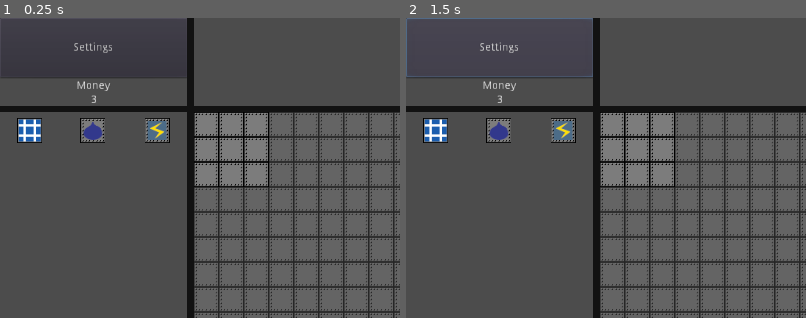
Above: before the commit, frames 1-2 (left to right).
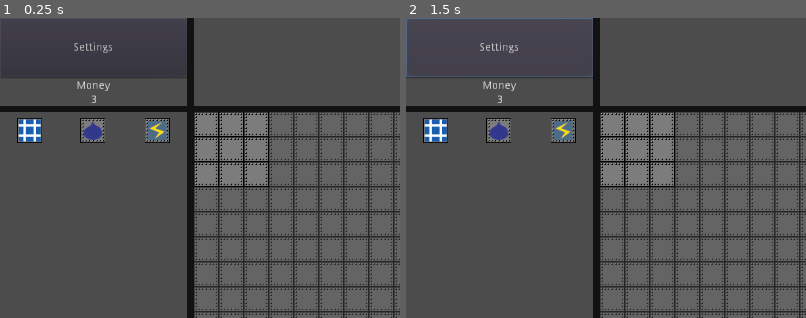
Above: after the commit, the same moments.

Repository: Marcuss2/openreactor
Game: Godot game, scene res://scenes/Main.tscn
The game is run twice, just before and just after one commit, with the same random seed, the same clock (stepped at 60 frames per second) and the same inputs.
Inputs (mouse positions are % of the whole screen's width and height, from its top left):
- Up to frame 1 (0.25 s): no input
- Up to frame 2 (1.5 s): tap Enter at 0.5 s; move the mouse to (26, 18) at 0.52 s; click (26, 18) at 0.67 s; click "Settings" at 1.25 s
The pictures show only the part of the screen within x 0-50%, y 0-50%; the shares and areas given below are measured in that part.

The runs differ from the first frame. In frame 1, 0.5% of the frame differs, in the area x 48-67%, y 31-56%; in frame 2, 0.5%.

Commit message:
Added saving

Diff:
--- a/scenes/Entity.tscn
+++ b/scenes/Entity.tscn
@@ -3,7 +3,9 @@
 [ext_resource path="res://assets/bar.png" type="Texture" id=1]
 [ext_resource path="res://scripts/Entity.gd" type="Script" id=2]
 
-[node name="Entity" type="TextureProgress"]
+[node name="Entity" type="TextureProgress" groups=[
+"persist_3",
+]]
 margin_right = 32.0
 margin_bottom = 2.0
 max_value = 32.0
--- /dev/null
+++ b/scenes/Main.gd
@@ -0,0 +1,11 @@
+extends Node
+
+
+func _ready():
+	if !Global.load_game():
+		$TileArea.init()
+	$Control.connect("tile_select", $TileArea, "_on_Control_tile_select")
+
+
+func _on_Timer_timeout():
+	Global.save_game()
--- a/scenes/Main.tscn
+++ b/scenes/Main.tscn
@@ -1,6 +1,6 @@
 [gd_scene load_steps=4 format=2]
 
-[ext_resource path="res://scripts/Main.gd" type="Script" id=1]
+[ext_resource path="res://scenes/Main.gd" type="Script" id=1]
 [ext_resource path="res://scenes/Control.tscn" type="PackedScene" id=2]
 [ext_resource path="res://scenes/TileArea.tscn" type="PackedScene" id=3]
 
@@ -10,6 +10,10 @@
 [node name="Control" parent="." instance=ExtResource( 2 )]
 mouse_filter = 2
 
-[node name="Node2D" parent="." instance=ExtResource( 3 )]
-position = Vector2( 248, 120.324 )
-[connection signal="tile_select" from="Control" to="Node2D" method="_on_Control_tile_select"]
+[node name="TileArea" parent="." instance=ExtResource( 3 )]
+position = Vector2( 248, 120 )
+
+[node name="Timer" type="Timer" parent="."]
+wait_time = 30.0
+autostart = true
+[connection signal="timeout" from="Timer" to="." method="_on_Timer_timeout"]
--- a/scenes/TileArea.tscn
+++ b/scenes/TileArea.tscn
@@ -2,7 +2,9 @@
 
 [ext_resource path="res://scripts/TileArea.gd" type="Script" id=1]
 
-[node name="TileArea" type="Node2D"]
+[node name="TileArea" type="Node2D" groups=[
+"persist_1",
+]]
 script = ExtResource( 1 )
 gridsize_x = 24
 gridsize_y = 20
--- a/scenes/Tiles/PowerTile.tscn
+++ b/scenes/Tiles/PowerTile.tscn
@@ -17,6 +17,7 @@
 
 [node name="PowerTile" type="Area2D" groups=[
 "Tiles",
+"persist_2",
 ]]
 script = ExtResource( 1 )
 __meta__ = {
@@ -46,7 +47,6 @@
 margin_top = 14.0
 margin_bottom = 16.0
 tint_progress = Color( 1, 0, 0, 1 )
-critical = true
 
 [node name="CollisionShape2D" type="CollisionShape2D" parent="."]
 shape = SubResource( 2 )
--- a/scenes/Tiles/SolarTile.tscn
+++ b/scenes/Tiles/SolarTile.tscn
@@ -16,6 +16,7 @@
 
 [node name="SolarTile" type="Area2D" groups=[
 "Tiles",
+"persist_2",
 ]]
 script = ExtResource( 1 )
 __meta__ = {
--- a/scenes/Tiles/Tile.tscn
+++ b/scenes/Tiles/Tile.tscn
@@ -16,6 +16,7 @@
 
 [node name="Tile" type="Area2D" groups=[
 "Tiles",
+"persist_2",
 ]]
 script = ExtResource( 1 )
 __meta__ = {
--- a/scenes/Tiles/WaterTile.tscn
+++ b/scenes/Tiles/WaterTile.tscn
@@ -16,6 +16,7 @@
 
 [node name="WaterTile" type="Area2D" groups=[
 "Tiles",
+"persist_2",
 ]]
 script = ExtResource( 1 )
 __meta__ = {
--- a/scripts/Entity.gd
+++ b/scripts/Entity.gd
@@ -1,15 +1,40 @@
 extends TextureProgress
 
 signal critical_over_capacity
+signal critical_under_capacity
 
-export (bool) var critical = false
+export var critical_overflow = false
+export var critical_underflow = false
 export var amount = 0.0
-var old_amount = 0.0
 export var capacity = 10.0
 
+var position = Vector2(0, 0)
+
 func _process(delta):
-	if critical and amount > capacity:
+	if critical_overflow and amount > capacity:
 		emit_signal("critical_over_capacity")
+		return
+	if critical_underflow and amount <= 0:
+		emit_signal("critical_under_capacity")
+		return
 	value = (amount / capacity) * 32
-	old_amount = amount if amount <= capacity else capacity
-	amount = old_amount
+	amount = amount if amount <= capacity else capacity
+
+
+func save():
+	var save_dict = {
+		"filename" : get_filename(),
+		"parent" : get_parent().get_path(),
+		"name" : name,
+		"critical_overflow" : critical_overflow,
+		"critical_underflow" : critical_underflow,
+		"amount" : amount,
+		"capacity" : capacity,
+		"pos_x" : position.x,
+		"pos_y" : position.y
+		}
+	return save_dict
+
+
+func after_load():
+	pass
--- a/scripts/Global.gd
+++ b/scripts/Global.gd
@@ -19,3 +19,64 @@
 
 func get_tile_instance(id):
 	return tile_resource[id].instance()
+
+
+func save_game():
+	var save_game = File.new()
+	save_game.open("user://newsavegame.save", File.WRITE)
+	var save_nodes = get_tree().get_nodes_in_group("persist_1")
+	for i in save_nodes:
+		var node_data = i.call("save");
+		save_game.store_line(to_json(node_data))
+	save_nodes = get_tree().get_nodes_in_group("persist_2")
+	for i in save_nodes:
+		var node_data = i.call("save");
+		save_game.store_line(to_json(node_data))
+	save_nodes = get_tree().get_nodes_in_group("persist_3")
+	for i in save_nodes:
+		var node_data = i.call("save");
+		save_game.store_line(to_json(node_data))
+	save_game.close()
+	var dir = Directory.new()
+	if dir.file_exists("user://savegame.save"):
+		dir.remove("user://savegame.save")
+	dir.rename("user://newsavegame.save", "user://savegame.save")
+
+
+func load_game():
+	var save_game = File.new()
+	if not save_game.file_exists("user://savegame.save"):
+		return false
+	var save_nodes = get_tree().get_nodes_in_group("persist_1")
+	for i in save_nodes:
+		i.name = "queued"
+		i.queue_free()
+
+	var entities_deleted = false
+	save_game.open("user://savegame.save", File.READ)
+	while not save_game.eof_reached():
+		var line = save_game.get_line()
+		if validate_json(line):
+			continue
+		var current_line = parse_json(line)
+		if !entities_deleted and current_line["filename"] == "res://scenes/Entity.tscn":
+			for entity in get_tree().get_nodes_in_group("persist_3"):
+				entity.set_name("queued")
+				entity.queue_free()
+				entities_deleted = true
+		var new_object = load(current_line["filename"]).instance()
+		var parent = get_node(current_line["parent"])
+		get_node(current_line["parent"]).add_child(new_object)
+		new_object.position = Vector2(current_line["pos_x"], current_line["pos_y"])
+		for i in current_line.keys():
+			if i == "filename" or i == "parent":
+				continue
+			new_object.set(i, current_line[i])
+	save_game.close()
+	for node in get_tree().get_nodes_in_group("persist_1"):
+		node.after_load()
+	for node in get_tree().get_nodes_in_group("persist_2"):
+		node.after_load()
+	for node in get_tree().get_nodes_in_group("persist_3"):
+		node.after_load()
+	return true
--- a/scripts/Main.gd
+++ /dev/null
@@ -1,13 +0,0 @@
-extends Node
-
-# Declare member variables here. Examples:
-# var a = 2
-# var b = "text"
-
-# Called when the node enters the scene tree for the first time.
-func _ready():
-	pass
-
-# Called every frame. 'delta' is the elapsed time since the previous frame.
-#func _process(delta):
-#	pass
--- a/scripts/PowerTile.gd
+++ b/scripts/PowerTile.gd
@@ -17,3 +17,9 @@
 	if int(power_gen) == 1:
 		return 1.0
 	return .get_sell_cost()
+
+
+func save():
+	var save_dict = .save()
+	save_dict["power_gen"] = power_gen
+	return save_dict
--- a/scripts/SolarTile.gd
+++ b/scripts/SolarTile.gd
@@ -1,6 +1,6 @@
 extends "res://scripts/Tile.gd"
 
-export (int) var heat_gen = 4.0
+export var heat_gen = 4.0
 
 func tile_logic(tiles):
 	var heat_entities = .get_entities_from_tiles("Heat", tiles)
@@ -9,5 +9,10 @@
 			entity.amount = entity.capacity
 		else:
 			entity.amount += heat_gen / heat_entities.size()
+	.tile_logic(tiles)
 
-	.tile_logic(tiles)
+
+func save():
+	var save_dict = .save()
+	save_dict["heat_gen"] = heat_gen
+	return save_dict
--- a/scripts/Tile.gd
+++ b/scripts/Tile.gd
@@ -12,13 +12,34 @@
 var x_indice = 0
 var y_indice = 0
 
+
+func tile_logic(tiles):
+	pass
+
+
 func _ready():
 	for entity in $AnimatedSprite/Bars.get_children():
 		tile_entities[entity.name] = entity
 
 
-func tile_logic(tiles):
-	pass
+func save():
+	var save_dict = {
+		"filename" : get_filename(),
+		"parent" : get_parent().get_path(),
+		"name" : name,
+		"id" : id,
+		"cost" : cost,
+		"enabled" : enabled,
+		"pos_x" : position.x,
+		"pos_y" : position.y,
+		"x_indice" : x_indice,
+		"y_indice" : y_indice
+		}
+	return save_dict
+
+
+func after_load():
+	_ready()
 
 
 func _process(delta):
--- a/scripts/TileArea.gd
+++ b/scripts/TileArea.gd
@@ -6,20 +6,45 @@
 var tiles = []
 var selected_tile_id = 0
 
+func save():
+	var save_dict = {
+		"filename" : get_filename(),
+		"parent" : get_parent().get_path(),
+		"pos_x" : position.x,
+		"pos_y" : position.y
+	}
+	return save_dict
+
+
+func after_load():
+	tiles.resize(gridsize_x)
+	for i in range(gridsize_x):
+		tiles[i] = []
+		tiles[i].resize(gridsize_y)
+	for tile in get_children():
+		if !(tile is Timer):
+			tile.connect("clicked", self, "_on_Tile_clicked")
+			tile.connect("clear", self, "_on_Tile_clear")
+			tiles[tile.x_indice][tile.y_indice] = tile
+
 
 func place_tile(id, x_indice, y_indice):
 	var tile = Global.get_tile_instance(0)
 	tile.init(16 + 32 * x_indice, 16 + 32 * y_indice, x_indice, y_indice)
+	tile.name = tile.name + "_" + str(x_indice) + "_" + str(y_indice)
 	tile.connect("clicked", self, "_on_Tile_clicked")
 	tile.connect("clear", self, "_on_Tile_clear")
-	tiles[x_indice].append(tile)
+	tiles[x_indice][y_indice] = tile
 	add_child(tile)
 
 
 # Called when the node enters the scene tree for the first time.
-func _ready():
+func init():
+	tiles.resize(gridsize_x)
 	for i in range(gridsize_x):
-		tiles.append([])
+		tiles[i] = []
+		tiles[i].resize(gridsize_y)
+	for i in range(gridsize_x):
 		for j in range(gridsize_y):
 			place_tile(0, i, j)
 	for i in range(gridsize_x):
@@ -35,6 +60,7 @@
 	var new_tile = Global.get_tile_instance(id)
 	if new_tile.cost > Global.money:
 		return
+	new_tile.name = new_tile.name + "_" + str(x_indice) + "_" + str(y_indice)
 	new_tile.init(16 + 32 * x_indice, 16 + 32 * y_indice, x_indice, y_indice)
 	new_tile.connect("clicked", self, "_on_Tile_clicked")
 	new_tile.connect("clear", self, "_on_Tile_clear")
--- a/scripts/WaterTile.gd
+++ b/scripts/WaterTile.gd
@@ -9,5 +9,10 @@
 			entity.amount = entity.capacity
 		else:
 			entity.amount += water_gen / water_entities.size()
+	.tile_logic(tiles)
 
-	.tile_logic(tiles)
+
+func save():
+	var save_dict = .save()
+	save_dict["water_gen"] = water_gen
+	return save_dict
Not shown, changed: export_presets.cfg
